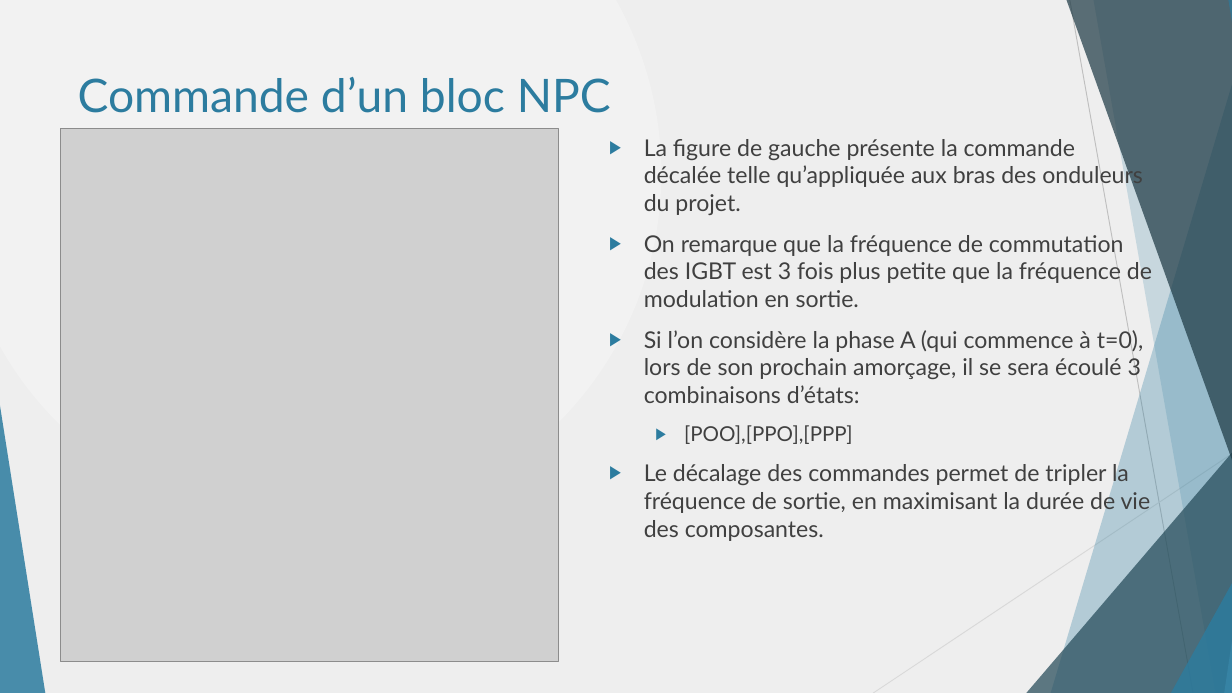
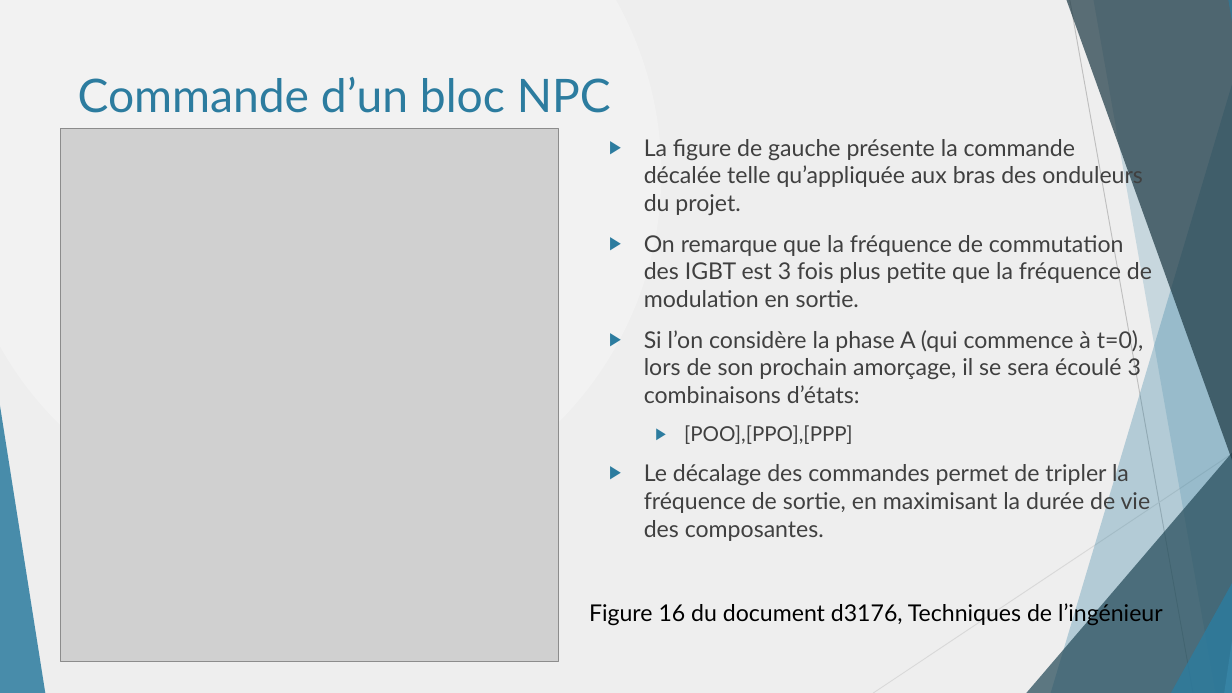
Before and after one commit to danthib76/DesignIV, a slide deck: slide 9 of Remise/Remise 1/Presentation_Remise_1.pptx. Drawn at 1232x693 pixels with LibreOffice and Linux fonts; fonts in the diff are those of the drawing; grey boxes stand for pictures. Boxes give left, top, right and bottom in pixels: in the first picture for what was removed or moved away, otherwise in the second. Text is boxed around its words. In the diff, an @@ line names an element or a change of style, - is before the commit and + after.

```diff
--- a/Remise/Remise 1/Presentation_Remise_1.pptx
+++ b/Remise/Remise 1/Presentation_Remise_1.pptx
@@ text added at (589,600,1163,626), 18 pt, text #000000 @@
+Figure 16 du document d3176, Techniques de l’ingénieur
```
Also in this commit, not shown: 11 other slides changed.
